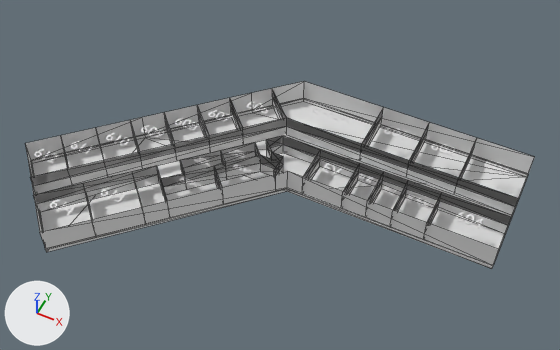
An edit to the glTF model app/assets/3d/6floor.glb, drawn before and after from the same camera.
Camera for both pictures: a camera (50 mm lens) standing at (262.0, -543.0, 698.0) and looking at (-8.0, -3.0, 23.0). The lights are fixed; the arrows at lower left show +X, +Y and +Z. Mesh edges are drawn as thin lines on the coarser meshes. Vertices at the same position are counted once.

In view in the first picture: 'FloorAndWalls_4F', 'InnerWalls_4F'.
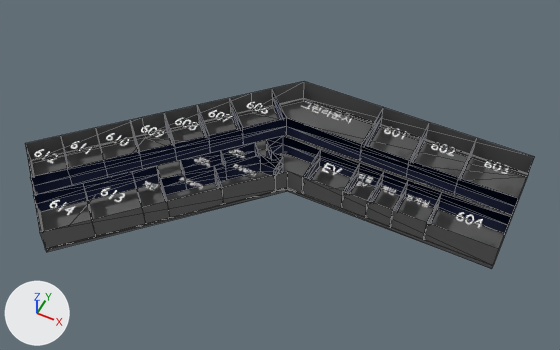
Boxes (x1, y1, x2, y2) around the edits, measured in the pictures (560 x 350 px):
'FloorAndWalls_4F', recoloured: (25, 81, 534, 269) in both
part 1 of me_innerwalls_4f_mesh_002, recoloured: (30, 91, 518, 239) in both

The change, as a list of edits to the scene's bpy script:
```text
Add mat_mat_inner:
    mat_mat_inner = principled_material('Mat_Inner')
    mat_mat_inner.base_color = (0.01, 0.02, 0.08)  # dark blue #192750
Add mat_mat_outer:
    mat_mat_outer = principled_material('Mat_Outer')
    mat_mat_outer.base_color = (0.12, 0.12, 0.12)  # dark grey #616161
Change me_floorandwalls_4f_mesh_018:
    where me_floorandwalls_4f_mesh_018.from_pydata(...)  # 32 vertices, 54 faces; spans x -300.0..250.0, y -200.0..151.0, z -5.0..30.0
    remove me_floorandwalls_4f_mesh_018.materials.append(mat_building_gray_002)  # white #e7e7e7
    add me_floorandwalls_4f_mesh_018.materials.append(mat_mat_outer)  # dark grey #616161
Change me_innerwalls_4f_mesh_002:
    where me_innerwalls_4f_mesh_002.from_pydata(...)  # 168 vertices, 233 faces; spans x -270.0..250.0, y -160.0..150.0, z 0.0..30.0
    used by ob_innerwalls_4f; location = (0.0, 0.0, 0.0)
    me_innerwalls_4f_mesh_002 part 1: 233 faces spanning x -270.0..250.0, y -160.0..150.0, z 0.0..30.0 switch from mat_building_gray_002 (white #e7e7e7) to mat_mat_inner (dark blue #192750)
```
